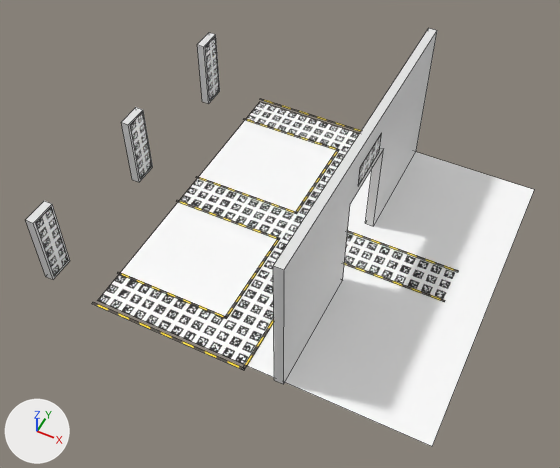
The Blender file blender_models/blender_models/simulation_entrance_aruco_big_board_threepattern.blend: old version first, new version second.
One viewpoint serves both versions: a camera (50 mm lens) standing at (4.15, -10.81, 13.17) and looking at (-0.76, -0.98, 0.89). The axes (+X, +Y, +Z) are drawn at lower left. The lights are the same throughout. Mesh edges are drawn as thin lines.

In view in the first picture: 'Cube.001', 'Cube.002', 'Cube.004', 'Cube.005', 'grid_board_new_200_big_threepattern', 'grid_board_new_landing1', 'grid_board_new_landing1.001', 'grid_board_new_landing1.002'.
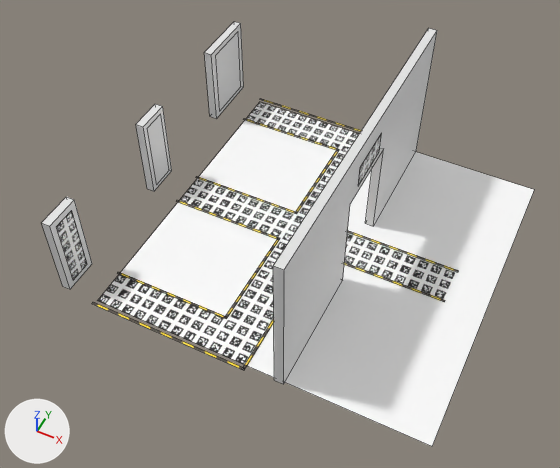
Boxes (x1, y1, x2, y2) around the edits, measured in the pictures (560 x 468 px):
'Cube.005', moved, rescaled (16% wider, 18% taller)
    before: (26, 201, 70, 279)
    after: (41, 197, 92, 289)
'grid_board_new_landing1.002', moved
    before: (36, 207, 68, 276)
    after: (56, 210, 87, 280)
'Cube.002', moved, rescaled (12% wider, 16% taller)
    before: (121, 107, 153, 182)
    after: (136, 104, 172, 191)
'Cube.004', moved, rescaled (71% wider, 36% taller)
    before: (197, 33, 220, 104)
    after: (204, 22, 244, 119)
'grid_board_landing_3_1', added
    after: (216, 32, 241, 111)
'grid_board_landing_2_1', added
    after: (148, 114, 169, 184)
'grid_board_new_landing1.001', deleted
    before: (130, 112, 152, 179)
'grid_board_new_landing1', deleted
    before: (205, 37, 219, 100)

Patch to the scene script:
```diff
--- a/blender_models/blender_models/simulation_entrance_aruco_big_board_threepattern.blend.py
+++ b/blender_models/blender_models/simulation_entrance_aruco_big_board_threepattern.blend.py
@@ mat_grid_board_landing_3_1 @@
+mat_grid_board_landing_3_1 = principled_material('grid_board_landing_3_1')
+mat_grid_board_landing_3_1.base_color = (0.8, 0.8, 0.8)  # white #e7e7e7
@@ mat_grid_board_landing_2_1 @@
+mat_grid_board_landing_2_1 = principled_material('grid_board_landing_2_1')
+mat_grid_board_landing_2_1.base_color = (0.8, 0.8, 0.8)  # white #e7e7e7
@@ me_grid_board_landing_3_1 @@
+me_grid_board_landing_3_1.from_pydata([(-0.329, -0.5, 0.0), (0.329, -0.5, 0.0), (-0.329, 0.5, 0.0), (0.329, 0.5, 0.0)], [], [(0, 1, 3, 2)])
+me_grid_board_landing_3_1.materials.append(mat_grid_board_landing_3_1)  # its picture is missing
@@ me_grid_board_landing_2_1 @@
+me_grid_board_landing_2_1.from_pydata([(-0.157, -0.5, 0.0), (0.157, -0.5, 0.0), (-0.157, 0.5, 0.0), (0.157, 0.5, 0.0)], [], [(0, 1, 3, 2)])
+me_grid_board_landing_2_1.materials.append(mat_grid_board_landing_2_1)  # its picture is missing
@@ ob_cube_002 @@
 ob_cube_002 = bpy.data.objects.new('Cube.002', me_cube_006)
-ob_cube_002.location = (-5.0, 0.0, 0.9)
-ob_cube_002.scale = (0.1, 0.3, 0.9)
+ob_cube_002.location = (-4.51, 0.0, 1.0)
+ob_cube_002.scale = (0.1, 0.4, 1.0)
@@ ob_cube_004 @@
 ob_cube_004 = bpy.data.objects.new('Cube.004', me_cube_005)
-ob_cube_004.location = (-5.0, 3.35, 0.9)
-ob_cube_004.scale = (0.1, 0.3, 0.9)
+ob_cube_004.location = (-4.51, 3.35, 1.0)
+ob_cube_004.scale = (0.1, 0.75, 1.0)
@@ ob_cube_005 @@
 ob_cube_005 = bpy.data.objects.new('Cube.005', me_cube_004)
-ob_cube_005.location = (-5.0, -3.35, 0.9)
-ob_cube_005.scale = (0.1, 0.3, 0.9)
+ob_cube_005.location = (-4.51, -3.3, 1.0)
+ob_cube_005.scale = (0.1, 0.4, 1.0)
@@ ob_grid_board_new_landing1 @@
-ob_grid_board_new_landing1 = bpy.data.objects.new('grid_board_new_landing1', me_grid_board_new_landing1)
-ob_grid_board_new_landing1.location = (-4.89, 3.35, 0.92)
-ob_grid_board_new_landing1.rotation_euler = (1.571, 0.0, 1.571)  # degrees (90, 0, 90)
-ob_grid_board_new_landing1.scale = (1.7, 1.7, 1.0)
@@ ob_grid_board_new_landing1_001 @@
-ob_grid_board_new_landing1_001 = bpy.data.objects.new('grid_board_new_landing1.001', me_grid_board_new_landing1_001)
-ob_grid_board_new_landing1_001.location = (-4.89, 0.0, 0.92)
-ob_grid_board_new_landing1_001.rotation_euler = (1.571, 0.0, 1.571)  # degrees (90, 0, 90)
-ob_grid_board_new_landing1_001.scale = (1.7, 1.7, 1.0)
@@ ob_grid_board_new_landing1_002 @@
 ob_grid_board_new_landing1_002 = bpy.data.objects.new('grid_board_new_landing1.002', me_grid_board_new_landing1_002)
-ob_grid_board_new_landing1_002.location = (-4.89, -3.35, 0.92)
+ob_grid_board_new_landing1_002.location = (-4.4, -3.3, 1.0)
 ob_grid_board_new_landing1_002.rotation_euler = (1.571, 0.0, 1.571)  # degrees (90, 0, 90)
@@ ob_grid_board_landing_3_1 @@
+ob_grid_board_landing_3_1 = bpy.data.objects.new('grid_board_landing_3_1', me_grid_board_landing_3_1)
+ob_grid_board_landing_3_1.location = (-4.4, 3.35, 1.0)
+ob_grid_board_landing_3_1.rotation_euler = (1.571, 0.0, 1.571)  # degrees (90, 0, 90)
+ob_grid_board_landing_3_1.scale = (1.75, 1.75, 1.0)
@@ ob_grid_board_landing_2_1 @@
+ob_grid_board_landing_2_1 = bpy.data.objects.new('grid_board_landing_2_1', me_grid_board_landing_2_1)
+ob_grid_board_landing_2_1.location = (-4.4, 0.0, 1.0)
+ob_grid_board_landing_2_1.rotation_euler = (1.571, 0.0, 1.571)  # degrees (90, 0, 90)
+ob_grid_board_landing_2_1.scale = (1.75, 1.75, 1.0)
```
